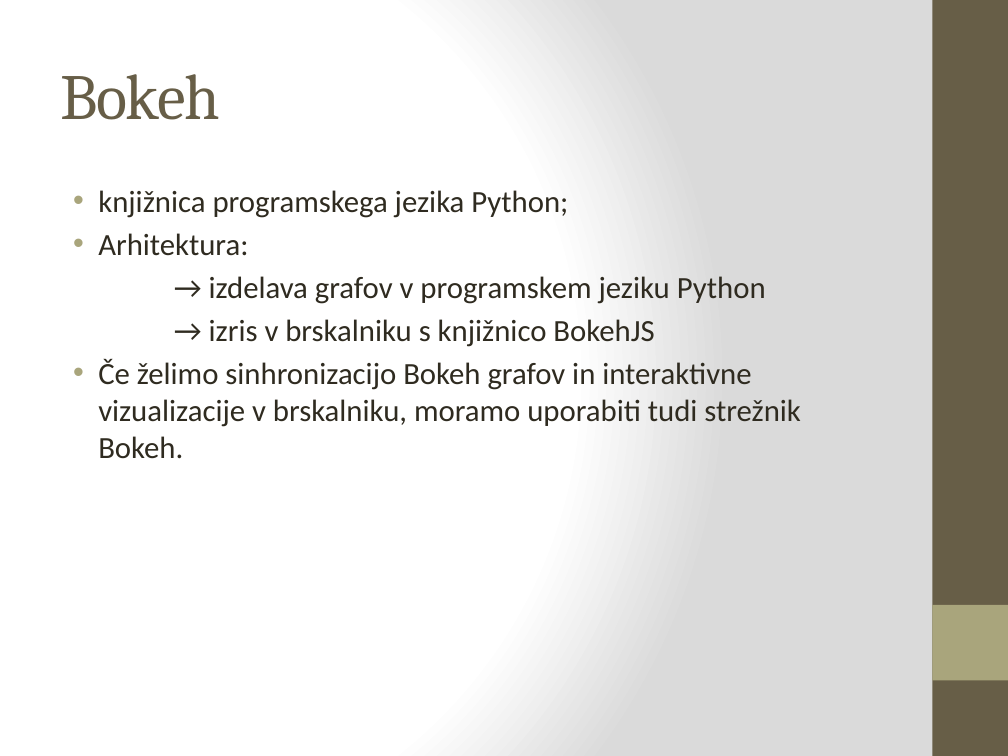
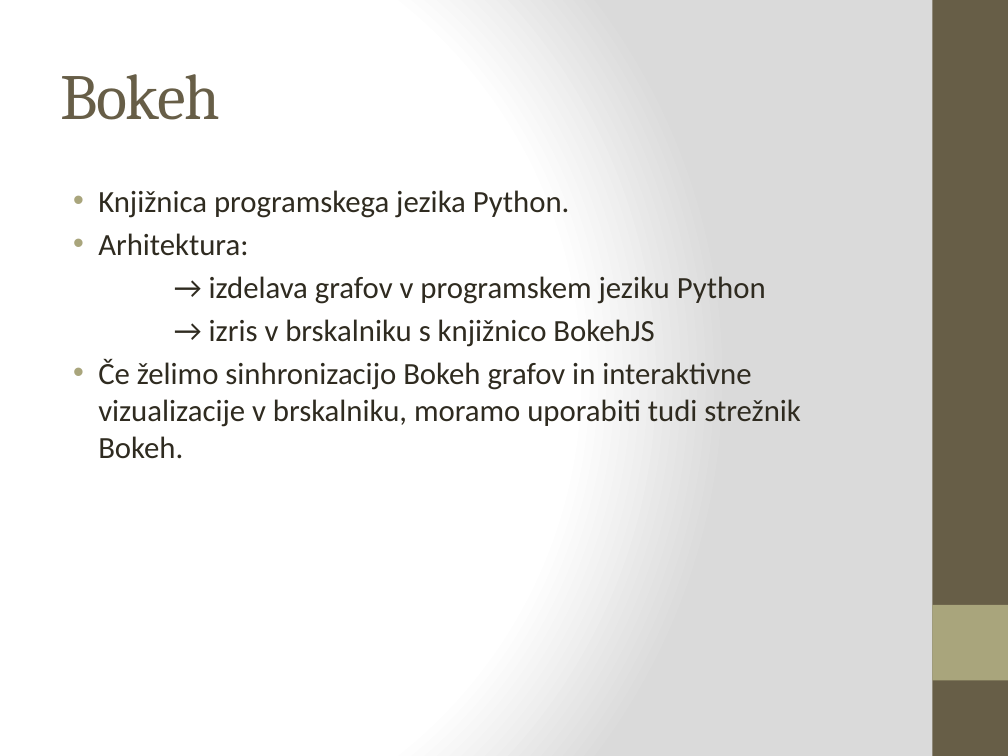
Before and after one commit to nezabelej/FDA_bokeh, a slide deck: slide 2 of seminar.pptx. Drawn at 1008x756 pixels with LibreOffice and Linux fonts; fonts in the diff are those of the drawing. Boxes give left, top, right and bottom in pixels: in the first picture for what was removed or moved away, otherwise in the second. Text is boxed around its words. In the diff, an @@ line names an element or a change of style, - is before the commit and + after.

```diff
--- a/seminar.pptx
+++ b/seminar.pptx
@@ text at (x1=98, y1=190, x2=570, y2=218): text changed @@
-• knjižnica programskega jezika Python;
+• Knjižnica programskega jezika Python.
```
Also in this commit, not shown: 1 slide added, 1 slide removed, 5 other files.
